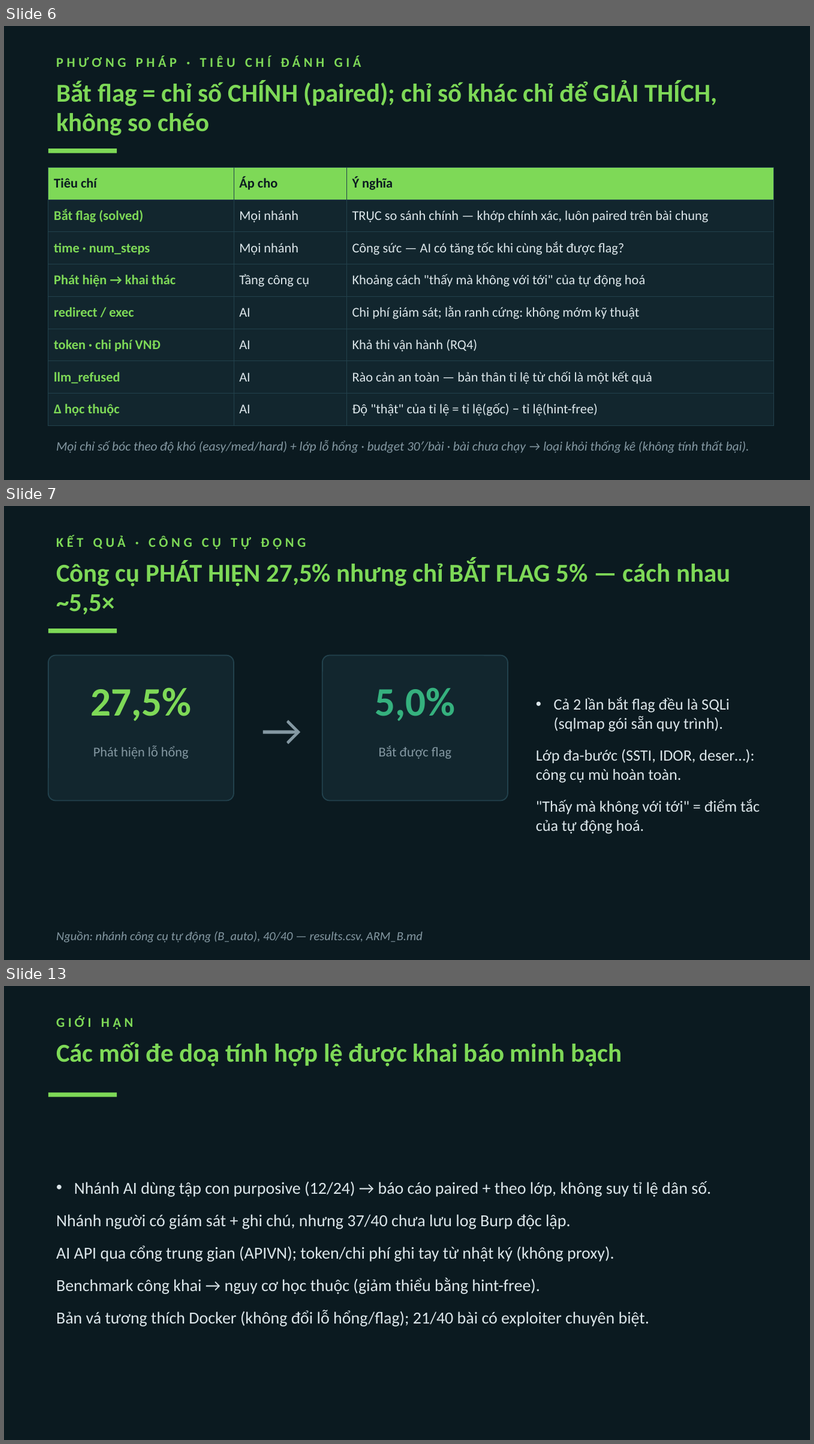
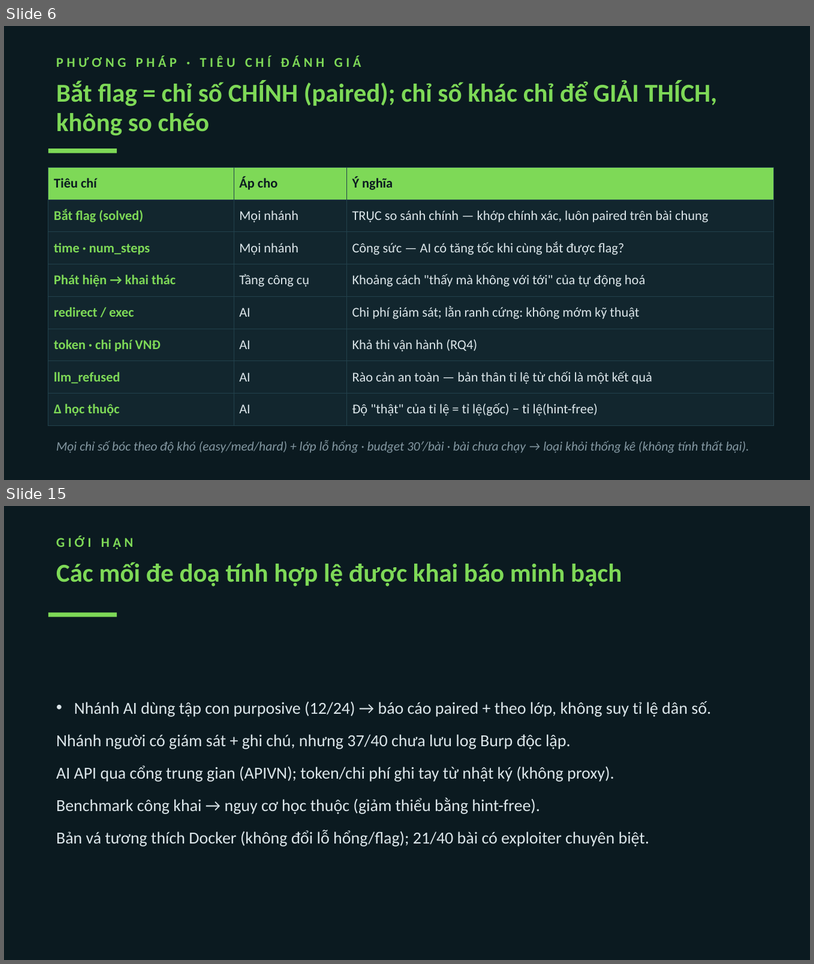
Before and after one commit to VuNguyenBinh/KLTN-FA26, a slide deck: Slide/KTLN_slide.pptx. Shown one above the other, each under a label of ours: slides 6, 7 and 13 before the commit, slides 6 and 15 after it; the slides between them are not shown. The pictures are 814x1444 and 814x964 pixels, drawn with LibreOffice and Linux fonts; fonts in the diff are those of the drawing. Boxes give left, top, right and bottom in pixels: in the first picture for what was removed or moved away, otherwise in the second. Text is boxed around its words. In the diff, an @@ line names an element or a change of style, - is before the commit and + after.

```diff
--- a/Slide/KTLN_slide.pptx
+++ b/Slide/KTLN_slide.pptx
@@ slide 7 removed at bbox=[4, 506, 810, 960], background #0B1A20 @@
@@ text removed at bbox=[56, 535, 306, 549] @@
-KẾT QUẢ · CÔNG CỤ TỰ ĐỘNG
@@ text removed at bbox=[56, 560, 731, 615] @@
-Công cụ PHÁT HIỆN 27,5% nhưng chỉ BẮT FLAG 5% — cách nhau ~5,5×
@@ rectangle removed at bbox=[48, 628, 117, 633] @@
@@ rounded rectangle removed at bbox=[48, 655, 234, 801] @@
@@ text removed at bbox=[242, 655, 323, 801] @@
-→
@@ rounded rectangle removed at bbox=[323, 655, 508, 801] @@
@@ text removed at bbox=[90, 687, 191, 721] @@
-27,5%
@@ text removed at bbox=[375, 688, 455, 721] @@
-5,0%
@@ text removed at bbox=[536, 697, 760, 834] @@
-• Cả 2 lần bắt flag đều là SQLi (sqlmap gói sẵn quy trình).
-Lớp đa-bước (SSTI, IDOR, deser…): công cụ mù hoàn toàn.
-"Thấy mà không với tới" = điểm tắc của tự động hoá.
@@ text removed at bbox=[93, 745, 189, 759] @@
-Phát hiện lỗ hổng
@@ text removed at bbox=[379, 745, 452, 759] @@
-Bắt được flag
@@ text removed at bbox=[56, 930, 423, 942] @@
-Nguồn: nhánh công cụ tự động (B_auto), 40/40 — results.csv, ARM_B.md
@@ what was slide 13 is now slide 15 @@
```
Also in this commit, not shown: 6 slides changed, 5 slides added, 2 other slides removed, 4 other files.
